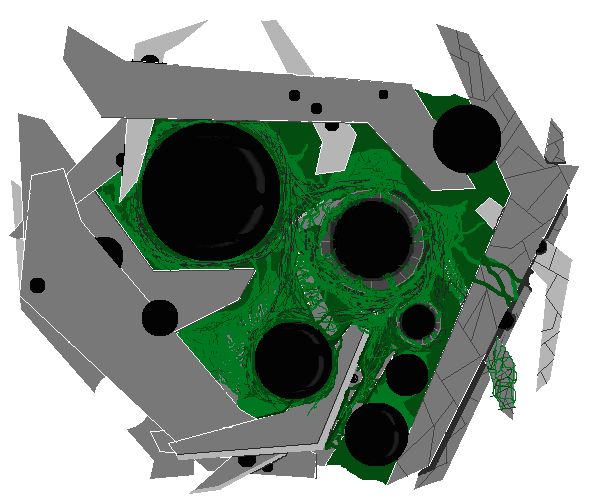
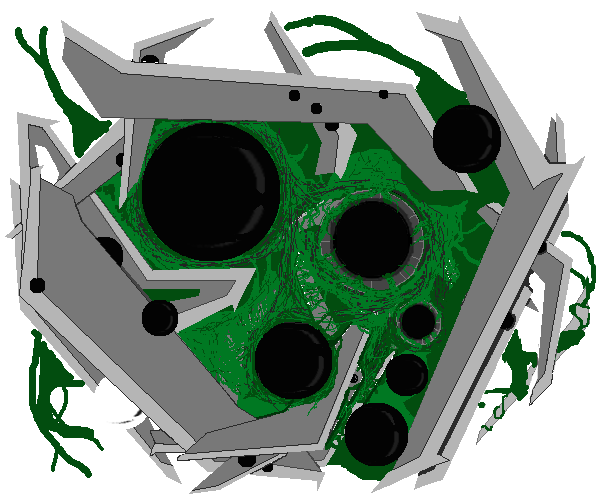
Layer changes from the first (600, 500) image to the second:
renamed "Layer 3" to "Layer 8", painted on it over (5, 11, 596, 493)
